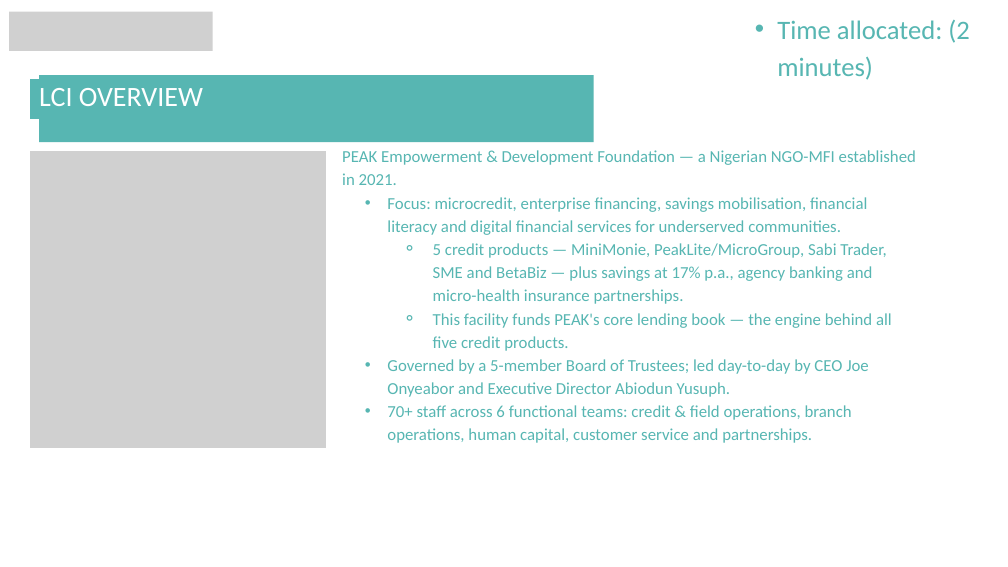
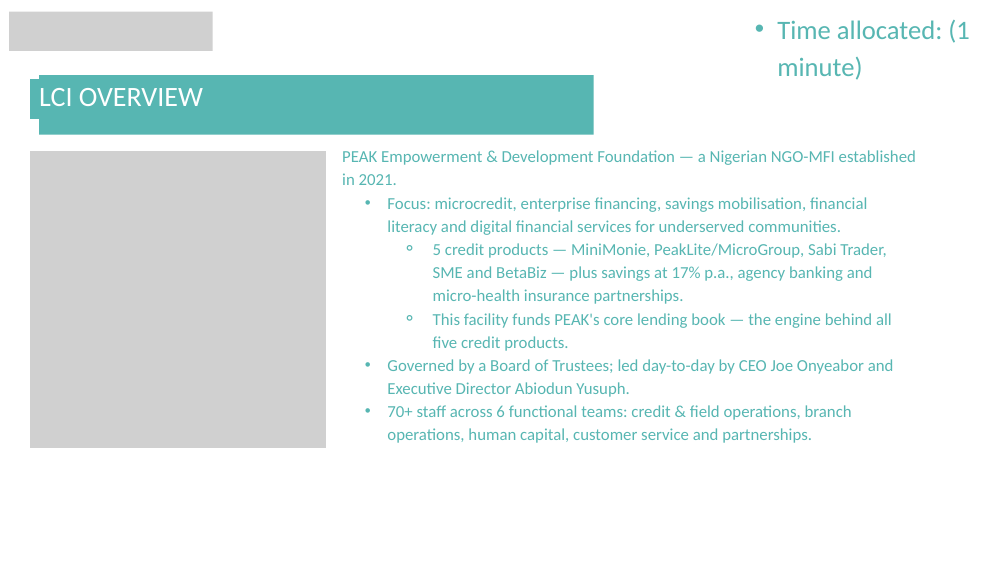
Before and after one commit to jakoyere-collab/NGO-Opportunities, a slide deck: slide 3 of deliverables/PEAK_Formal_Loan_Application_Presentation.pptx. Drawn at 1008x567 pixels with LibreOffice and Linux fonts; fonts in the diff are those of the drawing; grey boxes stand for pictures. Boxes give left, top, right and bottom in pixels: in the first picture for what was removed or moved away, otherwise in the second. Text is boxed around its words. In the diff, an @@ line names an element or a change of style, - is before the commit and + after.

```diff
--- a/deliverables/PEAK_Formal_Loan_Application_Presentation.pptx
+++ b/deliverables/PEAK_Formal_Loan_Application_Presentation.pptx
@@ text at (777, 20, 970, 80): text changed @@
-  • Time allocated: (2 minutes)
+  • Time allocated: (1 minute)
@@ rectangle: place and size @@
-rectangle at (39, 75, 594, 142)
+rectangle at (39, 75, 594, 135)
@@ text at (387, 359, 894, 397): text changed @@
-  • Governed by a 5-member Board of Trustees; led day-to-day by CEO Joe Onyeabor and Executive Director Abiodun Yusuph.
+  • Governed by a Board of Trustees; led day-to-day by CEO Joe Onyeabor and Executive Director Abiodun Yusuph.
```
Also in this commit, not shown: 9 other slides changed, 6 slides added.
